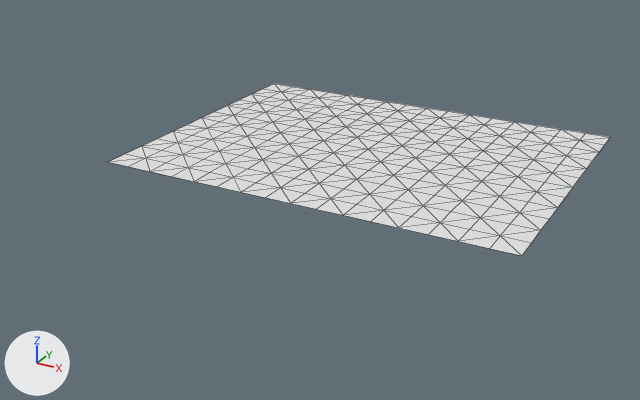
An edit to the OBJ model assets/maps/chunks/terrain_lod1_-2_3.obj, drawn before and after from the same camera.
One viewpoint serves both versions: a camera (50 mm lens) standing at (-39.6, -334.3, 40.6) and looking at (-98.1, -227.9, -12.6). The axes (+X, +Y, +Z) are drawn at lower left. The lights are the same throughout. The picture after the commit comes second. Mesh edges are drawn as thin lines. Where no turn or scale is listed for an object, it has been applied to the vertices.

Names of what the first picture shows: 'terrain_lod1_-2_3'.
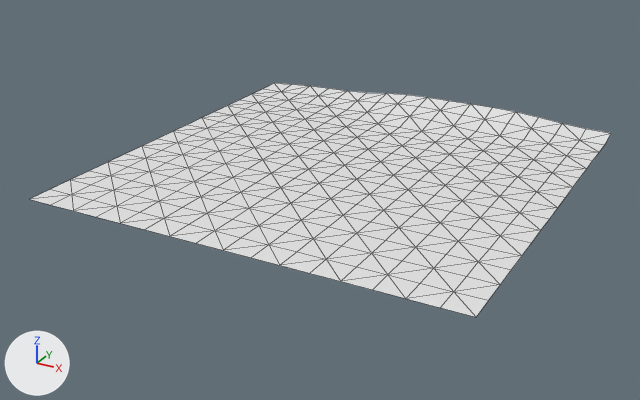
Changed parts and their boxes (x1, y1, x2, y2) in the pictures (640 x 400 px; the box of a moved part takes in the faces that stretch with it):
```json
{"object": "terrain_lod1_-2_3", "change": "reshaped", "before": [109, 84, 610, 256], "after": [30, 83, 611, 317], "on screen": "16% wider, 36% taller"}
{"part": 1, "of": "me_terrain_lod1__2_3", "change": "moved or reshaped", "before": [264, 84, 610, 144], "after": [264, 83, 611, 144]}
{"part": 2, "of": "me_terrain_lod1__2_3", "change": "added", "after": [30, 162, 521, 317]}
```

Scene script edits in JSON lines:
```json
{"block": "me_terrain_lod1__2_3", "where": "# used by ob_terrain_lod1__2_3; location = (0.0, 0.0, 0.0)"}
{"op": "remove", "block": "me_terrain_lod1__2_3", "code": "me_terrain_lod1__2_3.from_pydata(...)  # 221 vertices, 384 faces; spans x -128.0..-64.0, y -240.0..-192.0, z -8.0"}
{"op": "add", "block": "me_terrain_lod1__2_3", "code": "me_terrain_lod1__2_3.from_pydata(...)  # 289 vertices, 512 faces; spans x -128.0..-64.0, y -256.0..-192.0, z -8.0..-6.0"}
{"block": "me_terrain_lod1__2_3", "change": "me_terrain_lod1__2_3 part 1"}
{"block": "me_terrain_lod1__2_3", "change": "4 vertices in x -128.0..-84.0, y -200.0..-192.0, z -8.0 move by (0.0, 0.0, 0.1)"}
{"block": "me_terrain_lod1__2_3", "change": "4 vertices in x -120.0..-64.0, y -200.0..-192.0, z -8.0 move by (0.0, 0.0, 0.7)"}
{"block": "me_terrain_lod1__2_3", "change": "4 vertices in x -116.0..-68.0, y -200.0..-192.0, z -8.0 move by (0.0, 0.0, 0.8)"}
{"block": "me_terrain_lod1__2_3", "change": "3 vertices in x -124.0..-88.0, y -200.0..-192.0, z -8.0 move by (0.0, 0.0, 0.4)"}
{"block": "me_terrain_lod1__2_3", "change": "3 vertices in x -96.0..-84.0, y -192.0, z -8.0 move by (0.0, 0.0, 2.0)"}
{"block": "me_terrain_lod1__2_3", "change": "20 vertices move from x -120.0..-72.0, y -200.0..-192.0, z -8.0 to x -120.0..-72.0, y -200.0..-192.0, z -7.8..-6.1"}
{"block": "me_terrain_lod1__2_3", "change": "me_terrain_lod1__2_3 part 2"}
{"block": "me_terrain_lod1__2_3", "change": "17 new vertices lie (0.0, -4.0, 0.0) away from vertices in x -128.0..-64.0, y -240.0, z -8.0"}
{"block": "me_terrain_lod1__2_3", "change": "17 new vertices lie (0.0, -4.0, 0.0) away from vertices in x -128.0..-64.0, y -244.0, z -8.0"}
{"block": "me_terrain_lod1__2_3", "change": "17 new vertices lie (0.0, -4.0, 0.0) away from vertices in x -128.0..-64.0, y -248.0, z -8.0"}
{"block": "me_terrain_lod1__2_3", "change": "17 new vertices lie (0.0, -4.0, 0.0) away from vertices in x -128.0..-64.0, y -252.0, z -8.0"}
{"block": "me_terrain_lod1__2_3", "change": "128 new faces join them"}
```
